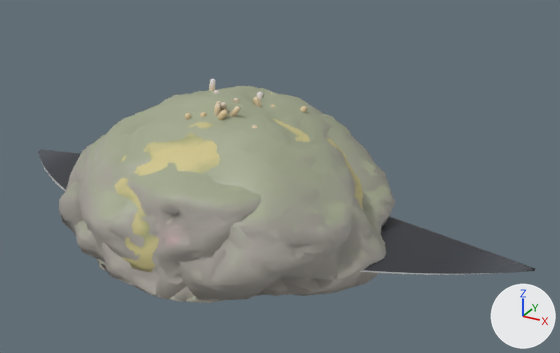
An edit to the glTF model src/ocean/assets/ocean.glb, drawn before and after from the same camera.
Before and after are seen from a 50 mm lens placed at (2.74, -4.23, 2.41), pointed at (0.14, 0.5, 0.05). Every picture has the same lights, and +X, +Y and +Z are marked at lower right. The first picture is the older version. Where no turn or scale is listed for an object, it has been applied to the vertices.

Names of what the first picture shows: 'brain_0', 'brain_1', 'brain_2', 'manta_0', 'manta_1', 'manta_2', 'rock_a_0', 'rock_a_1', 'rock_a_2', 'rock_b_0', 'rock_b_1', 'rock_b_2' and 4 more.
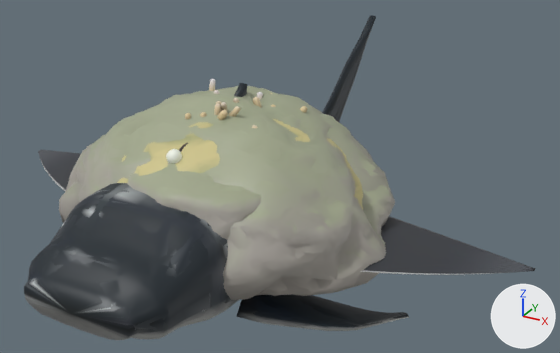
The change, as a list of edits to the scene's bpy script:
```text
Add mat_defaultmaterial_034:
    mat_defaultmaterial_034 = bpy.data.materials.new('DefaultMaterial.034')
    mat_defaultmaterial_034.use_nodes = True; mat_defaultmaterial_034.node_tree.nodes.clear()
    _N = mat_defaultmaterial_034.node_tree.nodes; _L = mat_defaultmaterial_034.node_tree.links
    n0 = _N.new('ShaderNodeOutputMaterial'); n0.name = 'Material Output'
    n1 = _N.new('ShaderNodeBsdfPrincipled'); n1.name = 'Principled BSDF'
    n2 = _N.new('ShaderNodeVertexColor'); n2.name = 'Color Attribute'
    _L.new(n1.outputs[0], n0.inputs[0])  # 'BSDF' to 'Surface'
    _L.new(n2.outputs[0], n1.inputs[0])  # 'Color' to 'Base Color'
Add mat_defaultmaterial_033:
    mat_defaultmaterial_033 = bpy.data.materials.new('DefaultMaterial.033')
    mat_defaultmaterial_033.use_nodes = True; mat_defaultmaterial_033.node_tree.nodes.clear()
    _N = mat_defaultmaterial_033.node_tree.nodes; _L = mat_defaultmaterial_033.node_tree.links
    n0 = _N.new('ShaderNodeOutputMaterial'); n0.name = 'Material Output'
    n1 = _N.new('ShaderNodeBsdfPrincipled'); n1.name = 'Principled BSDF'
    n2 = _N.new('ShaderNodeVertexColor'); n2.name = 'Color Attribute'
    _L.new(n1.outputs[0], n0.inputs[0])  # 'BSDF' to 'Surface'
    _L.new(n2.outputs[0], n1.inputs[0])  # 'Color' to 'Base Color'
Add mat_defaultmaterial_032:
    mat_defaultmaterial_032 = bpy.data.materials.new('DefaultMaterial.032')
    mat_defaultmaterial_032.use_nodes = True; mat_defaultmaterial_032.node_tree.nodes.clear()
    _N = mat_defaultmaterial_032.node_tree.nodes; _L = mat_defaultmaterial_032.node_tree.links
    n0 = _N.new('ShaderNodeOutputMaterial'); n0.name = 'Material Output'
    n1 = _N.new('ShaderNodeBsdfPrincipled'); n1.name = 'Principled BSDF'
    n2 = _N.new('ShaderNodeVertexColor'); n2.name = 'Color Attribute'
    _L.new(n1.outputs[0], n0.inputs[0])  # 'BSDF' to 'Surface'
    _L.new(n2.outputs[0], n1.inputs[0])  # 'Color' to 'Base Color'
Add mat_defaultmaterial_031:
    mat_defaultmaterial_031 = bpy.data.materials.new('DefaultMaterial.031')
    mat_defaultmaterial_031.use_nodes = True; mat_defaultmaterial_031.node_tree.nodes.clear()
    _N = mat_defaultmaterial_031.node_tree.nodes; _L = mat_defaultmaterial_031.node_tree.links
    n0 = _N.new('ShaderNodeOutputMaterial'); n0.name = 'Material Output'
    n1 = _N.new('ShaderNodeBsdfPrincipled'); n1.name = 'Principled BSDF'
    n2 = _N.new('ShaderNodeVertexColor'); n2.name = 'Color Attribute'
    _L.new(n1.outputs[0], n0.inputs[0])  # 'BSDF' to 'Surface'
    _L.new(n2.outputs[0], n1.inputs[0])  # 'Color' to 'Base Color'
Add mat_defaultmaterial_030:
    mat_defaultmaterial_030 = bpy.data.materials.new('DefaultMaterial.030')
    mat_defaultmaterial_030.use_nodes = True; mat_defaultmaterial_030.node_tree.nodes.clear()
    _N = mat_defaultmaterial_030.node_tree.nodes; _L = mat_defaultmaterial_030.node_tree.links
    n0 = _N.new('ShaderNodeOutputMaterial'); n0.name = 'Material Output'
    n1 = _N.new('ShaderNodeBsdfPrincipled'); n1.name = 'Principled BSDF'
    n2 = _N.new('ShaderNodeVertexColor'); n2.name = 'Color Attribute'
    _L.new(n1.outputs[0], n0.inputs[0])  # 'BSDF' to 'Surface'
    _L.new(n2.outputs[0], n1.inputs[0])  # 'Color' to 'Base Color'
Add ob_angler_1:
    ob_angler_1 = bpy.data.objects.new('angler_1', me_angler_1)  # 572 vertices, 1016 faces; spans x -0.295..0.295, y -0.64..0.64, z -0.481..0.481
    ob_angler_1.location = (0.0, -0.03, 0.149)
Add ob_angler_0:
    ob_angler_0 = bpy.data.objects.new('angler_0', me_angler_0)  # 1336 vertices, 2544 faces; spans x -0.295..0.295, y -0.64..0.64, z -0.481..0.481
    ob_angler_0.location = (0.0, -0.03, 0.149)
Add ob_whaleshark_2:
    ob_whaleshark_2 = bpy.data.objects.new('whaleshark_2', me_whaleshark_2)  # 481 vertices, 926 faces; spans x -1.37..1.37, y -2.09..2.09, z -0.75..0.75
    ob_whaleshark_2.location = (0.0, 0.465, 0.131)
Add ob_whaleshark_1:
    ob_whaleshark_1 = bpy.data.objects.new('whaleshark_1', me_whaleshark_1)  # 1176 vertices, 2316 faces; spans x -1.38..1.38, y -2.09..2.09, z -0.75..0.75
    ob_whaleshark_1.location = (0.0, 0.465, 0.131)
Add ob_whaleshark_0:
    ob_whaleshark_0 = bpy.data.objects.new('whaleshark_0', me_whaleshark_0)  # 2911 vertices, 5790 faces; spans x -1.38..1.38, y -2.09..2.09, z -0.75..0.75
    ob_whaleshark_0.location = (0.0, 0.465, 0.131)
```

Pixel boxes [x1, y1, x2, y2] of what changed, in the pictures (560 x 353 px):
'whaleshark_0', added (mostly hidden)
    after: [24, 15, 409, 340]
'whaleshark_1', added
    after: [24, 15, 406, 340]
'whaleshark_2', added
    after: [25, 17, 407, 340]
'angler_0', added (mostly hidden)
    after: [166, 143, 188, 164]
'angler_1', added (mostly hidden)
    after: [167, 144, 186, 164]
